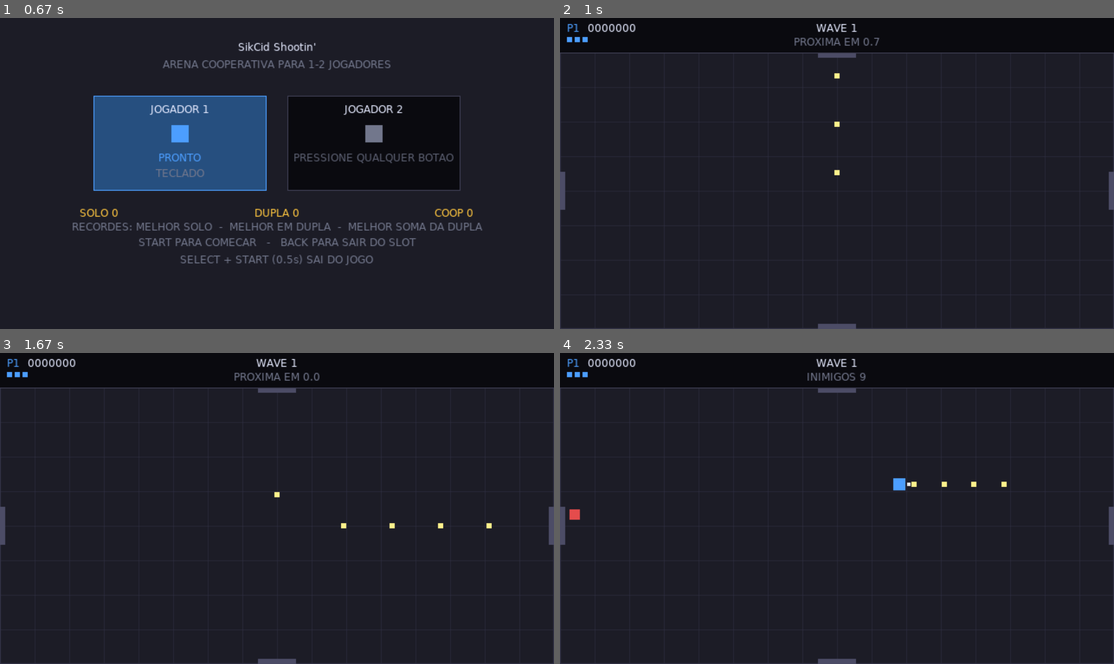
Above: before the commit, frames 1-4 (two rows, left to right).
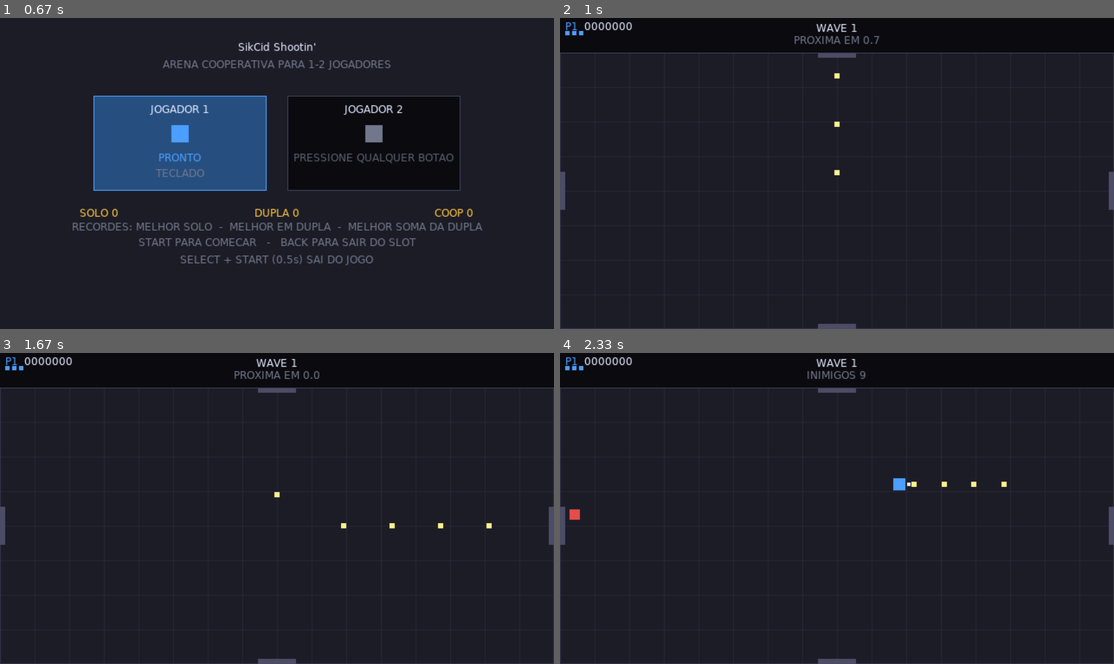
Above: after the commit, the same moments.

Repository: refeals/sikcid-shooting
Game: LÖVE game, started from main.lua
Two runs of this game, one before a commit and one after it. Both use one fixed random seed, a clock stepped at 60 frames per second and the inputs below.
Inputs:
- Up to frame 1 (0.67 s): tap Enter at 0.33 s
- Up to frame 2 (1 s): tap Keypad Enter at 0.67 s
- Up to frame 3 (1.67 s): hold Right 1-1.47 s; hold Up from 1.5 s (still down); hold W from 1.5 s (still down)
- Up to frame 4 (2.33 s): release Up at 1.8 s; release W at 1.8 s; hold Right 1.83-2.3 s; hold D 1.83-2.3 s

Frame 1 is identical in both runs. In frame 2, 0.5% of the frame differs, in the area x 0-58%, y 1-9%; in frame 3, 0.5%; in frame 4, 0.5%.

Commit message:
feat:stage-7

Diff:
--- a/src/hud.lua
+++ b/src/hud.lua
@@ -1,45 +1,95 @@
--- Faixa de HUD no topo da tela.
--- ETAPA 3: vidas e score. Combo, multiplicador, power-ups e info de wave
--- entram nas etapas 6/7.
+-- Faixa de HUD no topo (40px).
+--
+-- Esquerda = P1, direita = P2: vidas, score, combo + multiplicador + barra de
+-- tempo, e ícones dos power-ups ativos com barra de duração.
+-- Centro: número da wave e inimigos restantes na cota.
 
 local Config = require("src.config")
 local Input  = require("src.input")
+local Combo  = require("src.systems.combo")
 
 local Hud = {}
 
-local LIFE_SIZE = 6
+local LIFE_SIZE = 5
 local LIFE_GAP = 3
+local COMBO_BAR_W = 64
+local ICON = 9
 
-local function drawLives(x, y, count, color)
+-- Desenha um retângulo "ancorado": em `align == "right"` cresce para a
+-- esquerda a partir de x. Evita duplicar toda a matemática de layout.
+local function rect(mode, align, x, y, w, h)
+  love.graphics.rectangle(mode, align == "right" and (x - w) or x, y, w, h)
+end
+
+local function drawLives(align, x, y, count, color)
+  love.graphics.setColor(color)
   for i = 1, count do
-    love.graphics.setColor(color)
-    love.graphics.rectangle("fill", x + (i - 1) * (LIFE_SIZE + LIFE_GAP), y, LIFE_SIZE, LIFE_SIZE)
+    local off = (i - 1) * (LIFE_SIZE + LIFE_GAP)
+    rect("fill", align, align == "right" and (x - off) or (x + off), y, LIFE_SIZE, LIFE_SIZE)
   end
 end
 
--- `side` = "left" (P1) ou "right" (P2).
-local function drawPlayerPanel(p, side)
-  local W = Config.VIRTUAL_W
+local function drawPowerups(p, align, x, y)
+  local list = p.powerups
+  if not list then return end
+  for i = 1, #list do
+    local pu = list[i]
+    local off = (i - 1) * (ICON + 3)
+    local ix = align == "right" and (x - off) or (x + off)
+
+    love.graphics.setColor(pu.def.color or Config.COLORS.text)
+    rect("fill", align, ix, y, ICON, ICON)
+
+    -- Barra de tempo restante embaixo do ícone.
+    local frac = pu.timeLeft / pu.def.duration
+    love.graphics.setColor(Config.COLORS.hudLine)
+    rect("fill", align, ix, y + ICON + 1, ICON, 2)
+    love.graphics.setColor(Config.COLORS.text)
+    rect("fill", align, ix, y + ICON + 1, ICON * frac, 2)
+  end
+end
+
+-- `align` = "left" (P1) ou "right" (P2); `x` é a borda de ancoragem.
+local function drawPlayerPanel(p, align, x)
   local C = Config.COLORS
-  local x = side == "left" and 8 or W - 8
-  local align = side == "left" and "left" or "right"
-  local color = p.color
+  local textX = align == "right" and (x - 160) or x
 
-  love.graphics.setColor(color)
-  love.graphics.printf(string.format("P%d", p.index),
-    side == "left" and x or x - 120, 4, 120, align)
+  love.graphics.setColor(p.color)
+  love.graphics.printf(string.format("P%d", p.index), textX, 2, 160, align)
 
   love.graphics.setColor(p.out and C.textDim or C.text)
   love.graphics.printf(string.format("%07d", p.score),
-    side == "left" and x + 24 or x - 140, 4, 120, align)
+    align == "right" and (textX - 22) or (textX + 22), 2, 160, align)
 
   if p.out then
     love.graphics.setColor(C.textDim)
-    love.graphics.printf("FORA", side == "left" and x or x - 120, 20, 120, align)
+    love.graphics.printf("FORA", textX, 14, 160, align)
   else
-    local lw = p.lives * (LIFE_SIZE + LIFE_GAP)
-    drawLives(side == "left" and x or x - lw, 22, p.lives, color)
+    drawLives(align, x, 15, p.lives, p.color)
   end
+
+  -- Combo: contagem, multiplicador e barra encolhendo (linha própria, abaixo
+  -- do texto, para não parecer um sublinhado).
+  if p.comboLost and p.comboLost > 0 and p.combo == 0 then
+    -- Aviso piscando ao perder o combo.
+    if math.floor(p.comboLost * 10) % 2 == 0 then
+      love.graphics.setColor(C.doorWarn)
+      love.graphics.printf("COMBO PERDIDO", textX, 23, 160, align)
+    end
+  elseif p.combo and p.combo > 0 then
+    local mult = Combo.mult(p)
+    love.graphics.setColor(mult > 1 and C.textWarn or C.textDim)
+    love.graphics.printf(string.format("COMBO %d  x%d", p.combo, mult),
+      textX, 23, 160, align)
+
+    local frac = Combo.fraction(p)
+    love.graphics.setColor(C.hudLine)
+    rect("fill", align, x, 36, COMBO_BAR_W, 3)
+    love.graphics.setColor(p.color)
+    rect("fill", align, x, 36, COMBO_BAR_W * frac, 3)
+  end
+
+  drawPowerups(p, align, align == "right" and (x - COMBO_BAR_W - 10) or (x + COMBO_BAR_W + 10), 21)
 end
 
 function Hud.draw(players, playerCount, info)
@@ -51,24 +101,24 @@
   love.graphics.setColor(C.hudLine)
   love.graphics.line(0, Config.HUD_H + 0.5, W, Config.HUD_H + 0.5)
 
-  if players[1] then drawPlayerPanel(players[1], "left") end
-  if playerCount >= 2 and players[2] then drawPlayerPanel(players[2], "right") end
+  if players[1] then drawPlayerPanel(players[1], "left", 6) end
+  if playerCount >= 2 and players[2] then drawPlayerPanel(players[2], "right", W - 6) end
 
-  -- Centro: informação de wave (preenchida a partir da etapa 5).
+  -- Centro: wave e inimigos restantes.
   love.graphics.setColor(C.text)
-  love.graphics.printf(info and info.title or "ARENA", W * 0.5 - 100, 4, 200, "center")
+  love.graphics.printf(info and info.title or "ARENA", W * 0.5 - 90, 4, 180, "center")
   if info and info.subtitle then
     love.graphics.setColor(C.textDim)
-    love.graphics.printf(info.subtitle, W * 0.5 - 100, 20, 200, "center")
+    love.graphics.printf(info.subtitle, W * 0.5 - 90, 18, 180, "center")
   end
 
-  -- Aviso discreto do combo de saída.
-  local p = Input.exitProgress()
-  if p > 0 then
+  -- Aviso discreto do combo de saída (select+start).
+  local ex = Input.exitProgress()
+  if ex > 0 then
+    love.graphics.setColor(C.textDim)
+    love.graphics.printf("SAINDO", W * 0.5 - 60, Config.HUD_H - 14, 120, "center")
     love.graphics.setColor(C.doorWarn)
-    love.graphics.rectangle("fill", W * 0.5 - 40, Config.HUD_H - 6, 80 * p, 3)
-    love.graphics.setColor(C.textDim)
-    love.graphics.printf("SAINDO...", W * 0.5 - 100, Config.HUD_H - 18, 200, "center")
+    love.graphics.rectangle("fill", W * 0.5 - 30, Config.HUD_H - 4, 60 * ex, 2)
   end
 
   love.graphics.setColor(1, 1, 1, 1)
--- a/src/smoke.lua
+++ b/src/smoke.lua
@@ -49,10 +49,11 @@
   local s = Smoke.stats
   print(string.format(
     "[smoke] t=%.1fs estado=%s fpsMin=%d waves=%d kills=%d deaths=%d gameovers=%d pickups=%d " ..
-    "peakEnemies=%d peakBullets=%d peakParticles=%d denied=%d",
+    "combo=%d peakEnemies=%d peakBullets=%d peakParticles=%d denied=%d",
     Smoke.t, tostring(s.state or "?"), Smoke.fpsMin,
     s.waves or 0, s.kills or 0, s.deaths or 0, s.gameovers or 0, s.pickups or 0,
-    s.peakEnemies or 0, s.peakBullets or 0, s.peakParticles or 0, s.denied or 0))
+    s.combo or 0, s.peakEnemies or 0, s.peakBullets or 0, s.peakParticles or 0,
+    s.denied or 0))
   io.stdout:flush()
   love.event.quit(code or 0)
 end
--- a/src/states/game.lua
+++ b/src/states/game.lua
@@ -13,6 +13,7 @@
 local Audio    = require("src.audio")
 local Combat   = require("src.systems.combat")
 local Spawner  = require("src.systems.spawner")
+local Combo    = require("src.systems.combo")
 local Player   = require("src.entities.player")
 local Bullet   = require("src.entities.bullet")
 local Enemy    = require("src.entities.enemy")
@@ -117,8 +118,13 @@
   local count = enemy.type == "tank" and J.tankDeathParticles or J.deathParticles
   Particle.burst(self.particles, count, enemy.x, enemy.y, enemy.color, enemy.def.size * 0.35)
 
+  -- Combo sobe primeiro: a morte já conta com o multiplicador novo.
   if type(killerIndex) == "number" then
-    self:addScore(killerIndex, enemy.def.points)
+    local killer = self.players[killerIndex]
+    if killer then
+      Combo.add(killer)
+      self:addScore(killerIndex, enemy.def.points * Combo.mult(killer))
+    end
   end
 
   if enemy.type == "tank" then
@@ -135,6 +141,7 @@
 function world:onPlayerHit(player)
   player.alive = false
   player.lives = player.lives - 1
+  Combo.breakOn(player)
   Particle.burst(self.particles, J.playerDeathParticles, player.x, player.y, player.color, 5)
   self:shake(J.shakePlayerDeath)
   Audio.play("player_die")
@@ -180,6 +187,7 @@
     local p = Player.new(i, devices[i])
     local dx = world.playerCount == 1 and 0 or (i == 1 and -30 or 30)
     p:spawn(arena.cx + dx, arena.cy)
+    Combo.reset(p)
     world.players[i] = p
   end
 
@@ -233,6 +241,7 @@
   end
 
   Combat.update(dt, world)
+  Combo.update(dt, world)
 
   -- Screen shake: decai rápido e é aplicado no canvas inteiro.
   if world.shakeMag > 0 then
@@ -253,6 +262,7 @@
     Smoke.max("peakBullets", bullets.peak)
     Smoke.max("peakEnemies", enemies.peak)
     Smoke.max("peakParticles", particles.peak)
+    for i2 = 1, world.playerCount do Smoke.max("combo", world.players[i2].comboBest) end
     Smoke.note("denied", bullets.denied + enemies.denied + particles.denied)
   end
 end
--- /dev/null
+++ b/src/systems/combo.lua
@@ -0,0 +1,67 @@
+-- Combo por jogador.
+--
+-- Cada morte soma +1 e reseta um timer de Config.COMBO.window. Se o timer
+-- expirar, o combo volta a zero com um aviso visual. O multiplicador de
+-- pontos é 1 + floor(combo / perMult), limitado a maxMult.
+--
+-- Os campos vivem no próprio jogador (combo, comboTimer, comboBest,
+-- comboLost) para o HUD não precisar de outra tabela de lookup.
+
+local Config = require("src.config")
+local Audio  = require("src.audio")
+
+local C = Config.COMBO
+
+local Combo = {}
+
+function Combo.reset(player)
+  player.combo = 0
+  player.comboTimer = 0
+  player.comboBest = 0
+  player.comboLost = 0     -- tempo restante do aviso "COMBO PERDIDO"
+end
+
+function Combo.add(player)
+  player.combo = player.combo + 1
+  player.comboTimer = C.window
+  if player.combo > player.comboBest then player.comboBest = player.combo end
+end
+
+function Combo.mult(player)
+  local m = 1 + math.floor(player.combo / C.perMult)
+  if m > C.maxMult then m = C.maxMult end
+  return m
+end
+
+-- Fração restante do timer (0..1), para a barra encolhendo no HUD.
+function Combo.fraction(player)
+  if player.combo <= 0 then return 0 end
+  return player.comboTimer / C.window
+end
+
+function Combo.update(dt, world)
+  for i = 1, world.playerCount do
+    local p = world.players[i]
+    if p.comboLost > 0 then p.comboLost = p.comboLost - dt end
+    if p.combo > 0 then
+      p.comboTimer = p.comboTimer - dt
+      if p.comboTimer <= 0 then
+        p.combo = 0
+        p.comboTimer = 0
+        p.comboLost = C.lostMsgTime
+        Audio.play("combo_lost")
+      end
+    end
+  end
+end
+
+-- Morrer zera o combo na hora (sem aviso: o jogador já está vendo a morte).
+function Combo.breakOn(player)
+  if player.combo > 0 then
+    player.combo = 0
+    player.comboTimer = 0
+    player.comboLost = C.lostMsgTime
+  end
+end
+
+return Combo
